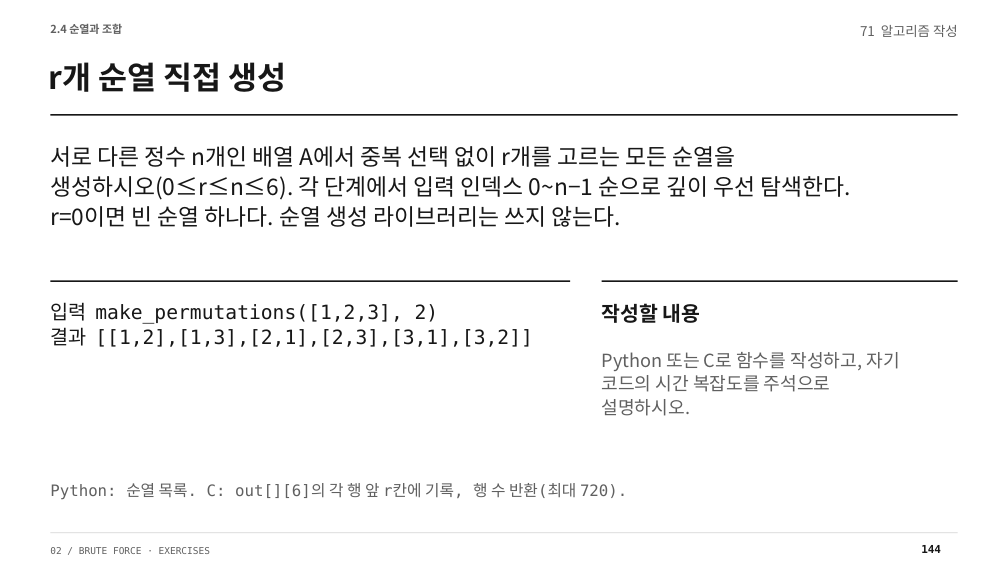
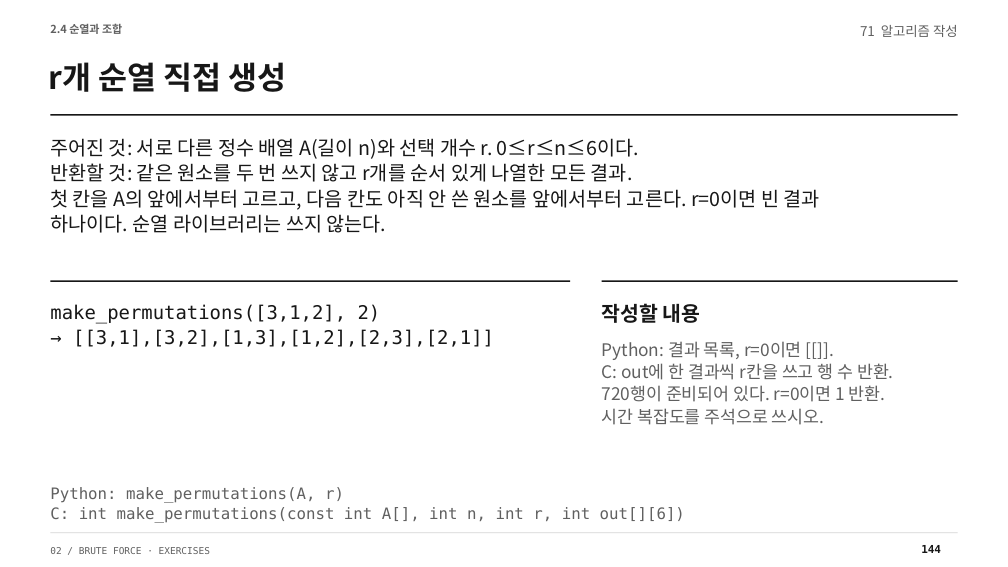
Before and after one commit to Sangdon-Park/Sangdon-Park.github.io, a slide deck: slide 144 of data/알고리즘/2장_연습문제_100문항_알고리즘작성형_수업용.pptx. Drawn at 1008x567 pixels with LibreOffice and Linux fonts; fonts in the diff are those of the drawing. Boxes give left, top, right and bottom in pixels: in the first picture for what was removed or moved away, otherwise in the second. Text is boxed around its words. In the diff, an @@ line names an element or a change of style, - is before the commit and + after.

```diff
--- a/data/알고리즘/2장_연습문제_100문항_알고리즘작성형_수업용.pptx
+++ b/data/알고리즘/2장_연습문제_100문항_알고리즘작성형_수업용.pptx
@@ text at [50,138,820,233]: text changed; size 21.8 to 18.8 pt @@
-서로 다른 정수 n개인 배열 A에서 중복 선택 없이 r개를 고르는 모든 순열을
-생성하시오(0≤r≤n≤6). 각 단계에서 입력 인덱스 0~n−1 순으로 깊이 우선 탐색한다.
-r=0이면 빈 순열 하나다. 순열 생성 라이브러리는 쓰지 않는다.
+주어진 것: 서로 다른 정수 배열 A(길이 n)와 선택 개수 r. 0≤r≤n≤6이다.
+반환할 것: 같은 원소를 두 번 쓰지 않고 r개를 순서 있게 나열한 모든 결과.
+첫 칸을 A의 앞에서부터 고르고, 다음 칸도 아직 안 쓴 원소를 앞에서부터 고른다. r=0이면 빈 결과
+하나이다. 순열 라이브러리는 쓰지 않는다.
@@ text at [50,304,494,347]: text changed; size 18.8 to 18 pt @@
-입력 make_permutations([1,2,3], 2)
-결과 [[1,2],[1,3],[2,1],[2,3],[3,1],[3,2]]
+make_permutations([3,1,2], 2)
+→ [[3,1],[3,2],[1,3],[1,2],[2,3],[2,1]]
@@ text at [602,341,894,425]: text changed; size 17.2 to 16.5 pt @@
-Python 또는 C로 함수를 작성하고, 자기
-코드의 시간 복잡도를 주석으로
-설명하시오.
+Python: 결과 목록, r=0이면 [[]].
+C: out에 한 결과씩 r칸을 쓰고 행 수 반환.
+720행이 준비되어 있다. r=0이면 1 반환.
+시간 복잡도를 주석으로 쓰시오.
@@ text at [50,487,685,523]: text changed @@
-Python: 순열 목록. C: out[][6]의 각 행 앞 r칸에 기록, 행 수 반환(최대 720).
+Python: make_permutations(A, r)
+C: int make_permutations(const int A[], int n, int r, int out[][6])
```
Also in this commit, not shown: 70 other slides changed, 24 other files.
